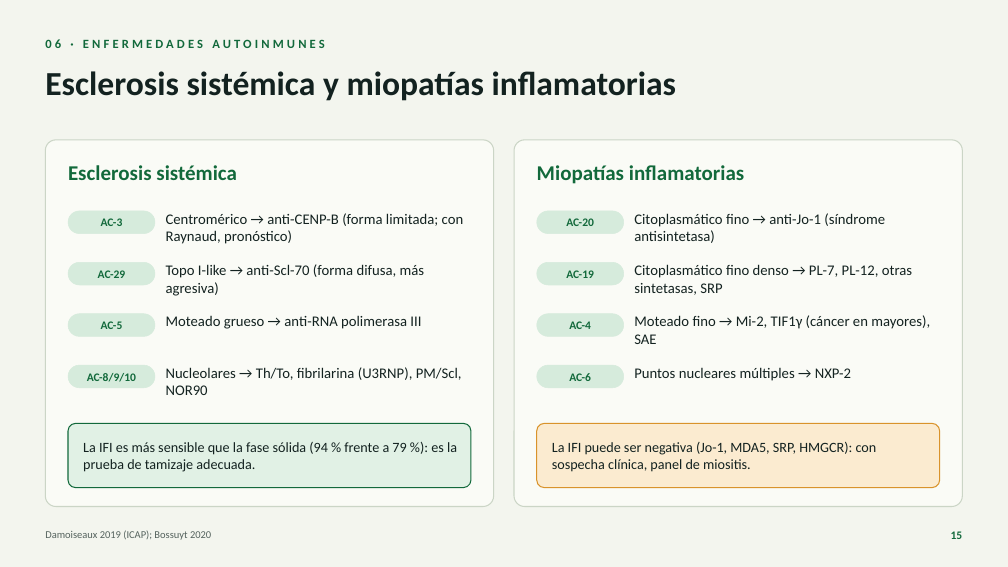
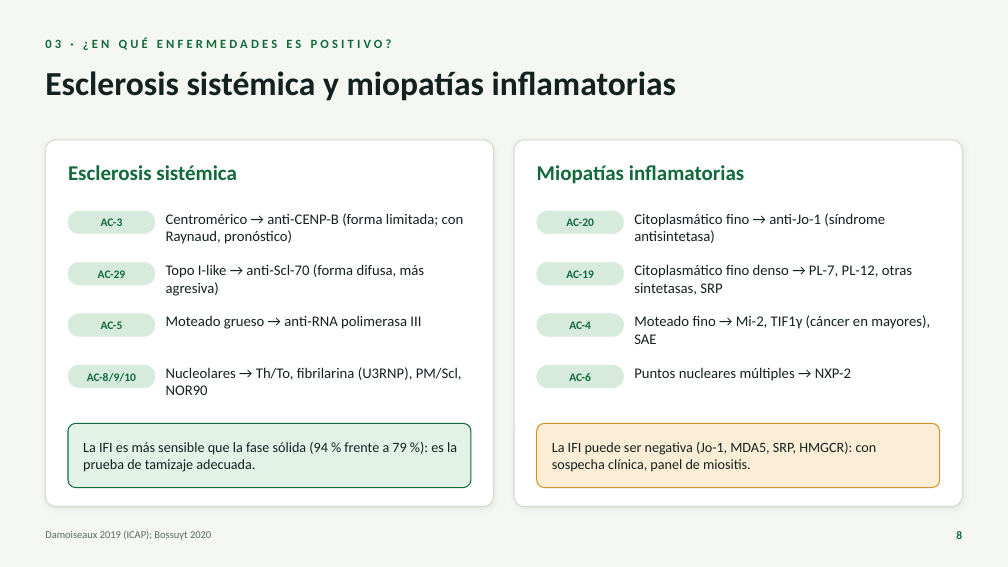
Before and after one commit to nestor120512/nes, a slide deck: slide 8 of ANA_para_el_internista.pptx (slide 15 before the commit). Drawn at 1008x567 pixels with LibreOffice and Linux fonts; fonts in the diff are those of the drawing. Boxes give left, top, right and bottom in pixels: in the first picture for what was removed or moved away, otherwise in the second. Text is boxed around its words. In the diff, an @@ line names an element or a change of style, - is before the commit and + after.

```diff
--- a/ANA_para_el_internista.pptx
+++ b/ANA_para_el_internista.pptx
@@ background #F3F5EE to #F5F7F2 @@
@@ text at (x1=45, y1=38, x2=392, y2=50): text changed @@
-06 · ENFERMEDADES AUTOINMUNES
+03 · ¿EN QUÉ ENFERMEDADES ES POSITIVO?
@@ page number at (x1=956, y1=531, x2=962, y2=539): text changed @@
-15
+8
```
Also in this commit, not shown: 26 other slides changed, 1 slide added.
